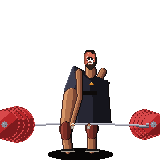
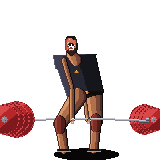
The second 160 × 160 image is a revision of the first. Changes to its layers:
painted on "extras" over [left=67, top=42, right=91, bottom=129]
painted on "face" over [left=65, top=36, right=97, bottom=70]
painted on "near-plates" over [left=0, top=101, right=35, bottom=143]
painted on "near-body" over [left=53, top=58, right=87, bottom=154]
painted on "bar" over [left=12, top=118, right=149, bottom=128]
painted on "kit" over [left=53, top=49, right=112, bottom=127]
painted on "far-body" over [left=79, top=57, right=107, bottom=154]
painted on "far-plates" over [left=129, top=104, right=160, bottom=140]
painted on "shadow" over [left=48, top=148, right=119, bottom=160]
